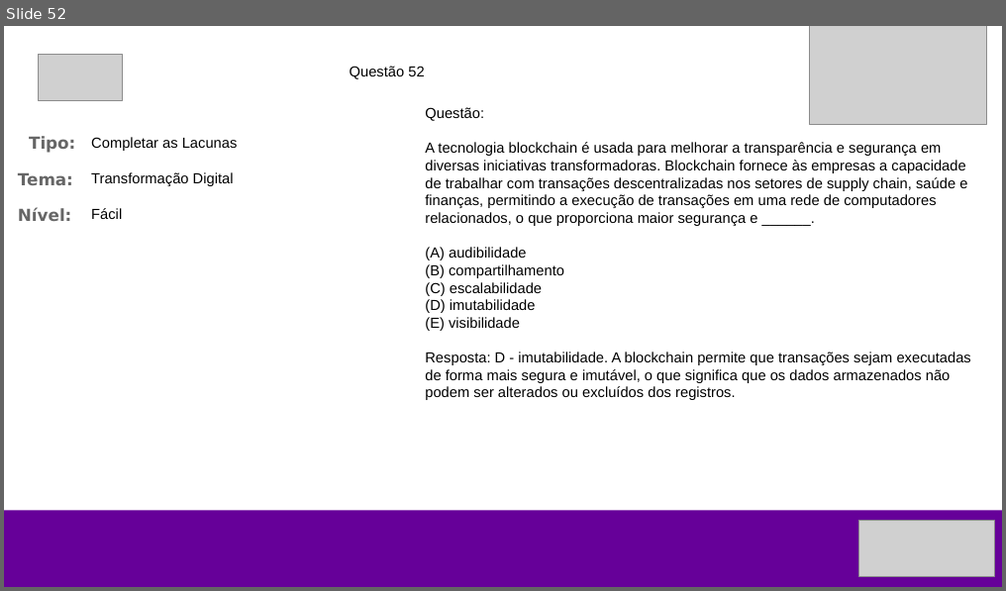
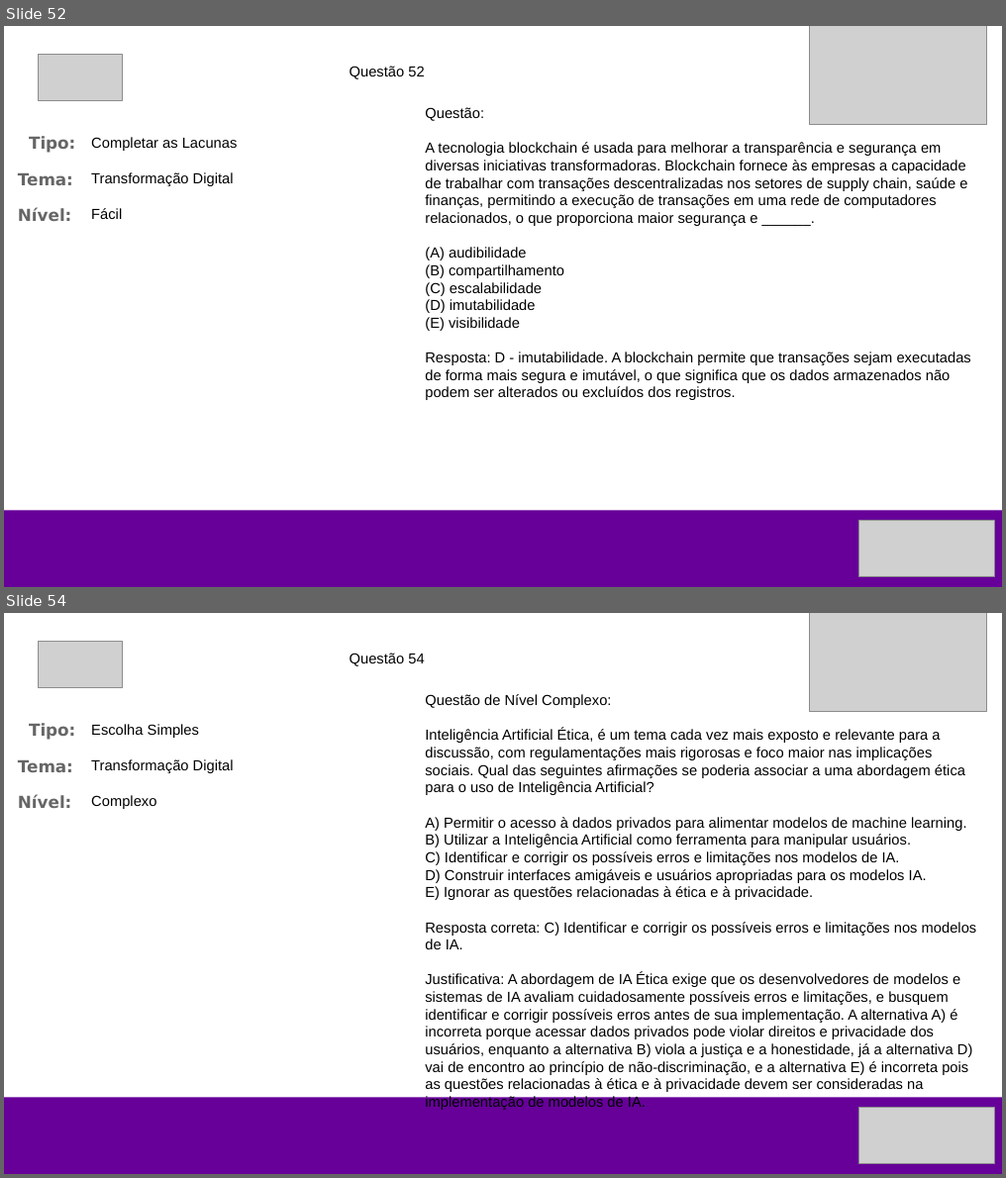
Before and after one commit to wvcode/ds-kbd, a slide deck: questoes.pptx. Shown one above the other, each under a label of ours: slide 52 before the commit, slides 52 and 54 after it; the slides between them are not shown. The pictures are 1006x591 and 1006x1178 pixels, drawn with LibreOffice and Linux fonts; fonts in the diff are those of the drawing; grey boxes stand for pictures. Boxes give left, top, right and bottom in pixels: in the first picture for what was removed or moved away, otherwise in the second. Text is boxed around its words. In the diff, an @@ line names an element or a change of style, - is before the commit and + after.

```diff
--- a/questoes.pptx
+++ b/questoes.pptx
@@ slide 54 added at box(4, 613, 1002, 1174), background #FFFFFF @@
@@ picture added at box(38, 642, 122, 688) @@
@@ picture added at box(810, 613, 986, 711) @@
@@ text added at box(350, 653, 424, 666), 14 pt, text #000000 @@
+Questão 54
@@ text added at box(425, 694, 977, 1092), 14 pt, text #000000 @@
+Questão de Nível Complexo:
+Inteligência Artificial Ética, é um tema cada vez mais exposto e relevante para a discussão, com regulamentações mais rigorosas e foco maior nas implicações sociais. Qual das seguintes afirmações se poderia associar a uma abordagem ética para o uso de Inteligência Artificial?
+A) Permitir o acesso à dados privados para alimentar modelos de machine learning.
+B) Utilizar a Inteligência Artificial como ferramenta para manipular usuários.
+C) Identificar e corrigir os possíveis erros e limitações nos modelos de IA.
+D) Construir interfaces amigáveis e usuários apropriadas para os modelos IA.
+E) Ignorar as questões relacionadas à ética e à privacidade.
+Resposta correta: C) Identificar e corrigir os possíveis erros e limitações nos modelos de IA.
+Justificativa: A abordagem de IA Ética exige que os desenvolvedores de modelos e sistemas de IA avaliam cuidadosamente possíveis erros e limitações, e busquem identificar e corrigir possíveis erros antes de sua implementação. A alternativa A) é incorreta porque acessar dados privados pode violar direitos e privacidade dos usuários, enquanto a alternativa B) viola a justiça e a honestidade, já a alternativa D) vai de encontro ao princípio de não-discriminação, e a alternativa E) é incorreta pois as questões relacionadas à ética e à privacidade devem ser consideradas na implementação de modelos de IA.
@@ text added at box(29, 723, 75, 740), 16 pt, text #666666, bold @@
+Tipo:
@@ text added at box(91, 724, 199, 738), 14 pt, text #000000 @@
+Escolha Simples
@@ text added at box(18, 761, 73, 772), 16 pt, text #666666, bold @@
+Tema:
@@ text added at box(91, 760, 234, 773), 14 pt, text #000000 @@
+Transformação Digital
@@ text added at box(18, 795, 71, 808), 16 pt, text #666666, bold @@
+Nível:
@@ text added at box(91, 795, 156, 809), 14 pt, text #000000 @@
+Complexo
@@ rectangle added at box(4, 1097, 1002, 1174), fill #660099 @@
@@ picture added at box(859, 1108, 994, 1164) @@
```
Also in this commit, not shown: 66 other slides added, 8 other files.
